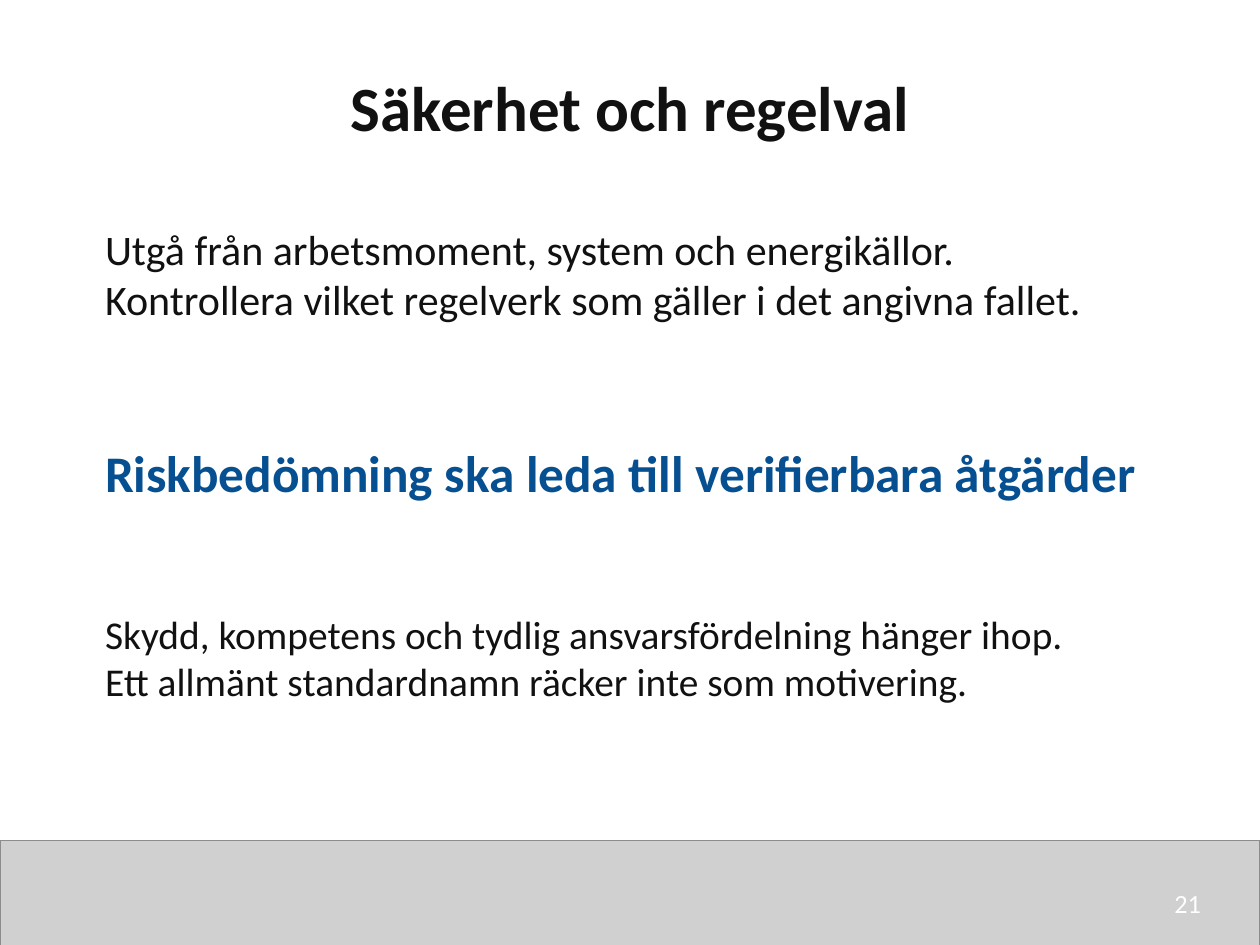
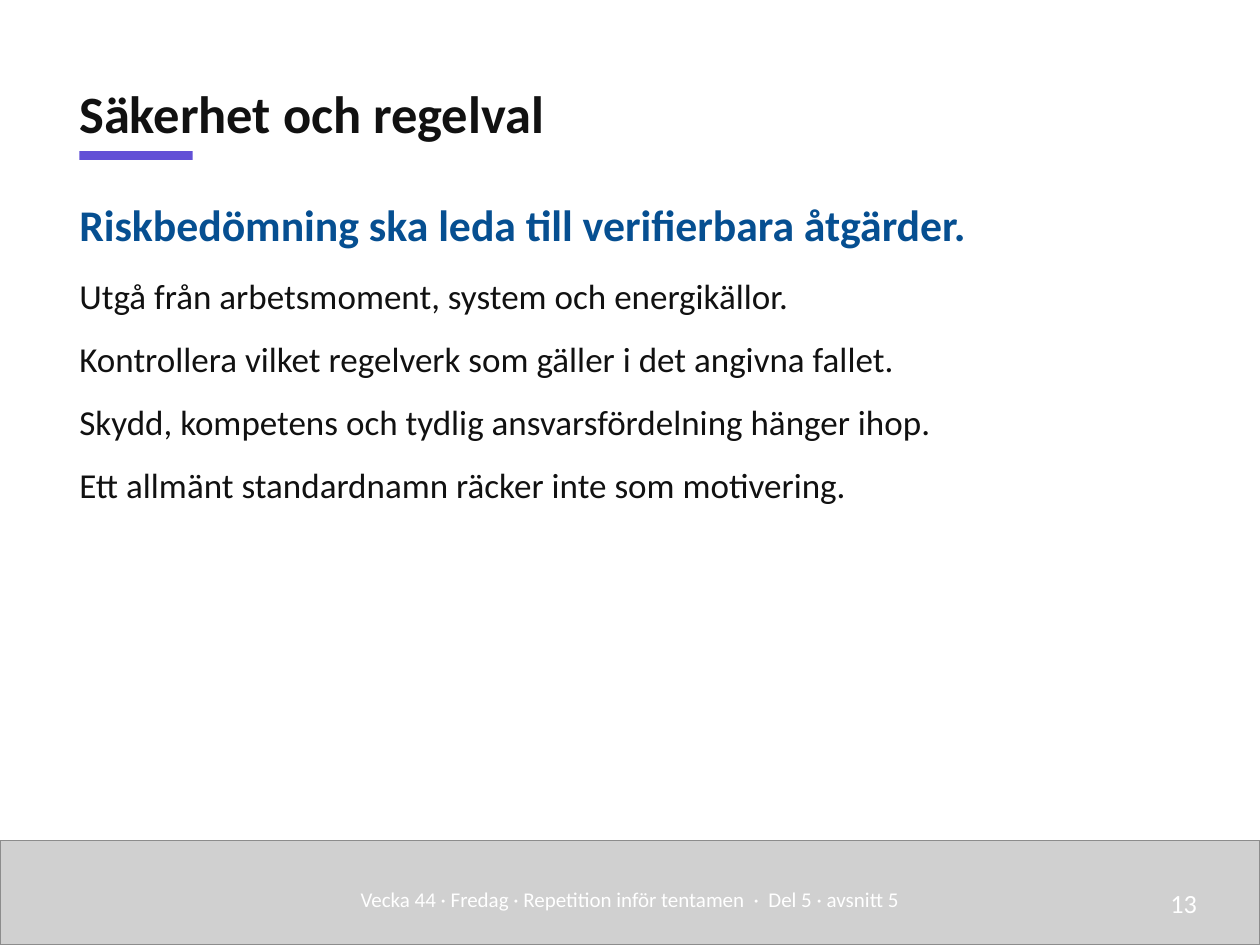
Before and after one commit to nj22az/nj22az.github.io, a slide deck: slide 13 of sjoskolan/vecka-45/aktuell/v45_03_Repetition_infor_tentamen_elev.pptx (slide 21 before the commit). Drawn at 1260x945 pixels with LibreOffice and Linux fonts; fonts in the diff are those of the drawing; grey boxes stand for pictures. Boxes give left, top, right and bottom in pixels: in the first picture for what was removed or moved away, otherwise in the second. Text is boxed around its words. In the diff, an @@ line names an element or a change of style, - is before the commit and + after.

```diff
--- a/sjoskolan/vecka-45/aktuell/v45_03_Repetition_infor_tentamen_elev.pptx
+++ b/sjoskolan/vecka-45/aktuell/v45_03_Repetition_infor_tentamen_elev.pptx
@@ text "Säkerhet och regelval": place and size @@
-text "Säkerhet och regelval" at (351,86,909,142)
+text "Säkerhet och regelval" at (79,96,544,142)
@@ text "Säkerhet och regelval" at (79,96,544,142): size 36 to 30 pt; alignment centre to left; line spacing 1 to 1.08; vertical alignment top to bottom @@
@@ rectangle added at (79,151,193,160), fill #6250D6 @@
@@ text "Riskbedömning ska leda till verifierbara ...": place and size @@
-text "Riskbedömning ska leda till verifierbara ..." at (105,235,1081,323)
+text "Riskbedömning ska leda till verifierbara ..." at (79,209,965,504)
@@ text at (79,209,965,249): paragraph added @@
+Riskbedömning ska leda till verifierbara åtgärder.
@@ text at (79,284,894,378): size 24 to 20 pt in "Utgå från arbetsmoment, system och energikällor.", "Kontrollera vilket regelverk som gäller i det ..."; line spacing 1 to 1.08; more space between paragraphs @@
@@ text at (79,410,930,504): paragraphs added @@
+Skydd, kompetens och tydlig ansvarsfördelning hänger ihop.
+Ett allmänt standardnamn räcker inte som motivering.
@@ text removed at (105,455,1135,501) @@
-Riskbedömning ska leda till verifierbara åtgärder
@@ text removed at (105,621,1062,703) @@
-Skydd, kompetens och tydlig ansvarsfördelning hänger ihop.
-Ett allmänt standardnamn räcker inte som motivering.
@@ text added at (361,893,899,910), 12 pt, text #FFFFFF @@
+Vecka 44 · Fredag · Repetition inför tentamen · Del 5 · avsnitt 5
@@ text added at (1170,896,1197,913), 15 pt, text #FFFFFF @@
+13
@@ text removed at (1174,896,1201,913) @@
-21
```
Also in this commit, not shown: 10 other slides changed, 11 slides added, 25 slides removed, 52 other files.
